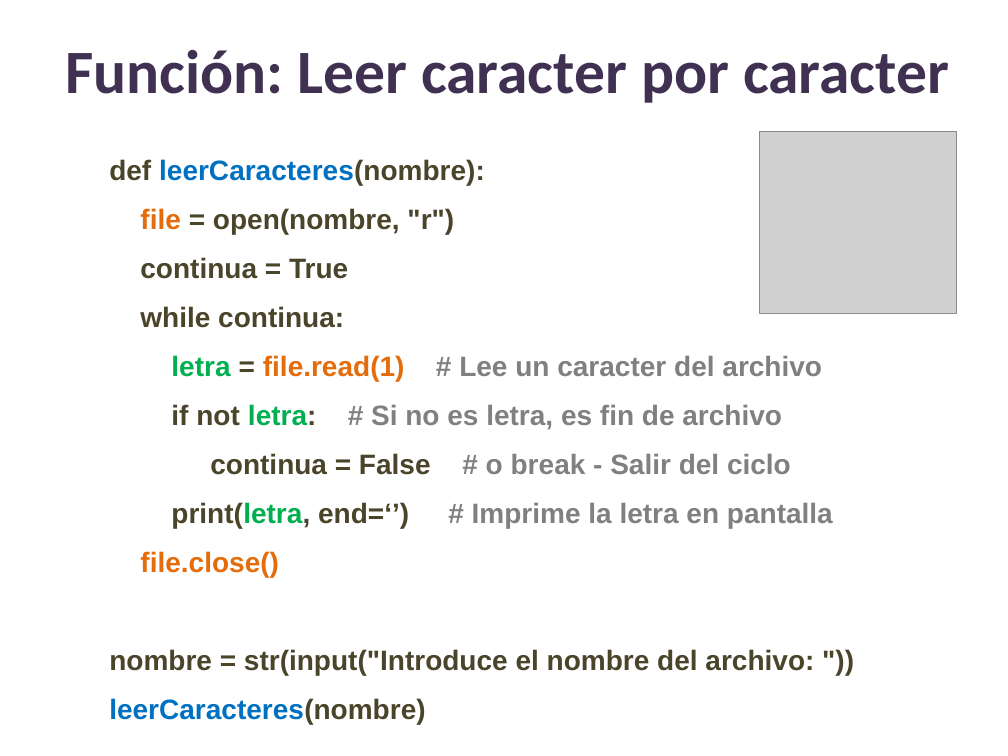
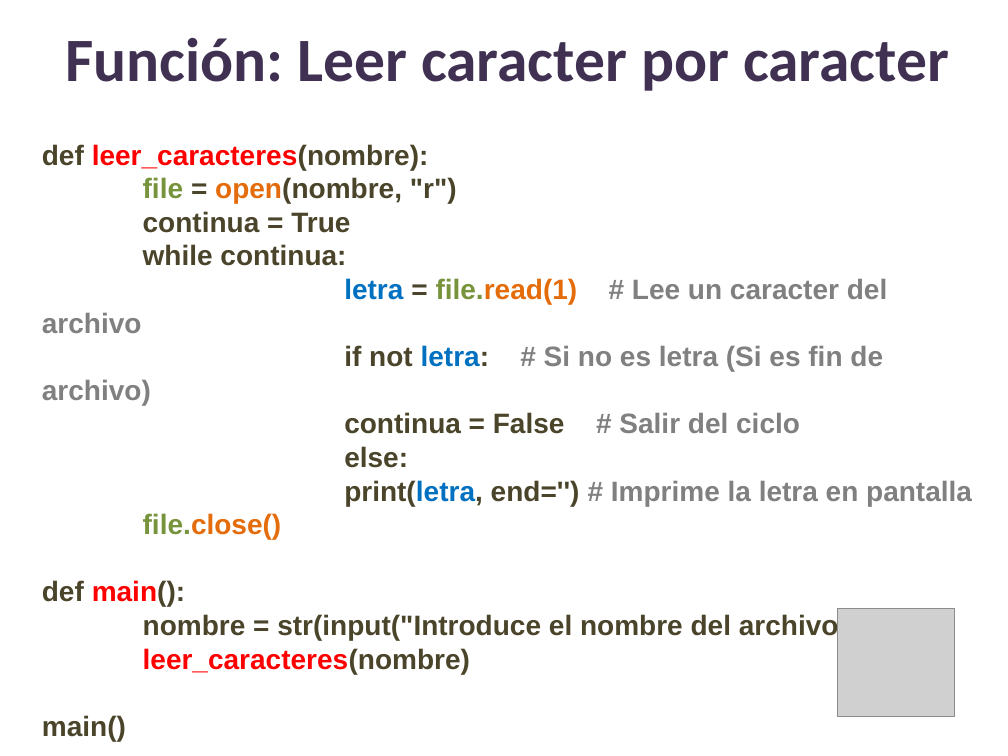
Before and after one commit to lizetheP/PensamientoC, a slide deck: slide 17 of CalendarioAgo20L/presentaciones/12_Archivos.pptx. Drawn at 1008x756 pixels with LibreOffice and Linux fonts; fonts in the diff are those of the drawing; grey boxes stand for pictures. Boxes give left, top, right and bottom in pixels: in the first picture for what was removed or moved away, otherwise in the second. Text is boxed around its words. In the diff, an @@ line names an element or a change of style, - is before the commit and + after.

```diff
--- a/CalendarioAgo20L/presentaciones/12_Archivos.pptx
+++ b/CalendarioAgo20L/presentaciones/12_Archivos.pptx
@@ text "Función: Leer caracter por caracter": place and size @@
-text "Función: Leer caracter por caracter" at [65,50,949,103]
+text "Función: Leer caracter por caracter" at [65,38,949,91]
@@ text "def leer_caracteres(nombre):": place and size @@
-text "def leer_caracteres(nombre):" at [109,159,833,724]
+text "def leer_caracteres(nombre):" at [42,144,972,674]
@@ text at [42,144,429,170]: text changed; text colour #0070C0 to #FF0000 @@
-def leerCaracteres(nombre):
+def leer_caracteres(nombre):
@@ text at [42,177,887,640]: text colour #E46C0A to #77933C in "file", "file.read(1)", "file.close()"; text colour #4A452A to #E46C0A in "open(nombre,"; text colour #00B050 to #0070C0 in "letra"; line spacing 35pt to 1 @@
@@ text at [42,345,972,506]: text changed @@
-if not letra: # Si no es letra, es fin de archivo
-continua = False # o break - Salir del ciclo
-print(letra, end=‘’) # Imprime la letra en pantalla
+if not letra: # Si no es letra (Si es fin de archivo)
+continua = False # Salir del ciclo
+else:
+print(letra, end='') # Imprime la letra en pantalla
@@ text at [42,580,185,607]: paragraph added @@
+def main():
@@ picture: place and size @@
-picture at [760,132,957,314]
+picture at [838,608,955,717]
@@ text at [143,648,470,674]: text changed; text colour #0070C0 to #FF0000 @@
-leerCaracteres(nombre)
+leer_caracteres(nombre)
+main()
```
Also in this commit, not shown: 15 other slides changed, 3 slides removed, 2 other files.
